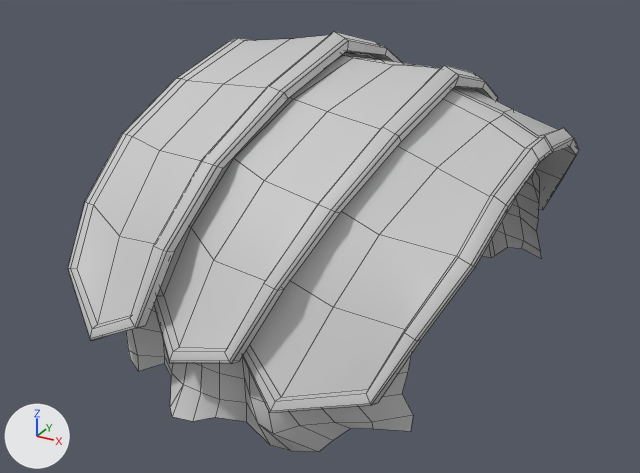
The Blender file Exports/FlyTack/Fly Armor.blend: old version first, new version second.
Rendered twice from a camera (50 mm lens) standing at (0.716, -1.192, 0.394) and looking at (0.097, -0.066, -0.169). The axes (+X, +Y, +Z) are drawn at lower left. The lights are the same throughout. The first picture is the older version. Mesh edges are drawn as thin lines.

The scene before the commit, as lines of its bpy script (objects in view):
```python
me_fly_armor_mesh_039 = bpy.data.meshes.new('Fly Armor Mesh.039')
me_fly_armor_mesh_039.from_pydata(...)  # 606 vertices, 568 faces; spans x -0.269..0.292, y -0.44..0.44, z -0.247..0.238
me_fly_armor_mesh_039.materials.append(mat_armour)  # light grey #cacaca
ob_fly_armor_039 = bpy.data.objects.new('Fly Armor.039', me_fly_armor_mesh_039)
ob_fly_armor_039.location = (0.139, 0.0, -0.098)
```
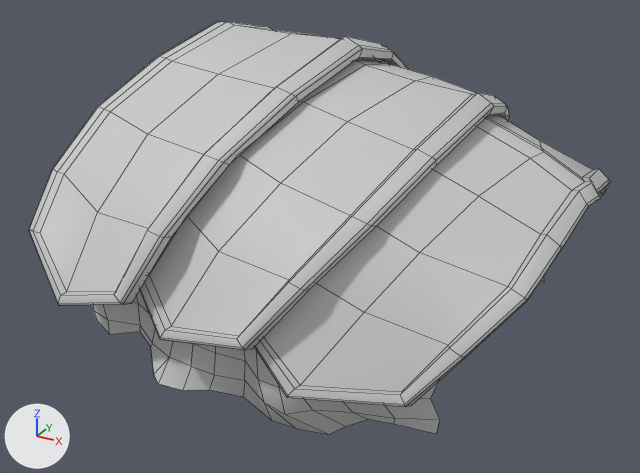
Pixel boxes (x1, y1, x2, y2) of what changed, in the pictures (640 x 473 px):
```json
{"object": "Fly Armor.039", "change": "reshaped", "before": [68, 32, 579, 452], "after": [29, 21, 611, 434], "on screen": "14% wider"}
```

Edits to the scene script, one JSON object a line:
```json
{"block": "me_fly_armor_mesh_039", "where": "# used by ob_fly_armor_039; location = (0.139, 0.0, -0.098)"}
{"op": "remove", "block": "me_fly_armor_mesh_039", "code": "me_fly_armor_mesh_039.from_pydata(...)  # 606 vertices, 568 faces; spans x -0.269..0.292, y -0.44..0.44, z -0.247..0.238"}
{"op": "add", "block": "me_fly_armor_mesh_039", "code": "me_fly_armor_mesh_039.from_pydata(...)  # 606 vertices, 568 faces; spans x -0.33..0.365, y -0.433..0.433, z -0.246..0.236"}
{"block": "me_fly_armor_mesh_039", "change": "me_fly_armor_mesh_039 part 1: 606 of 606 vertices moved; they spanned x -0.269..0.292, y -0.44..0.44, z -0.247..0.238 and now span x -0.33..0.365, y -0.433..0.433, z -0.246..0.236; mean shift (0.0, 0.0, 0.0)"}
```
